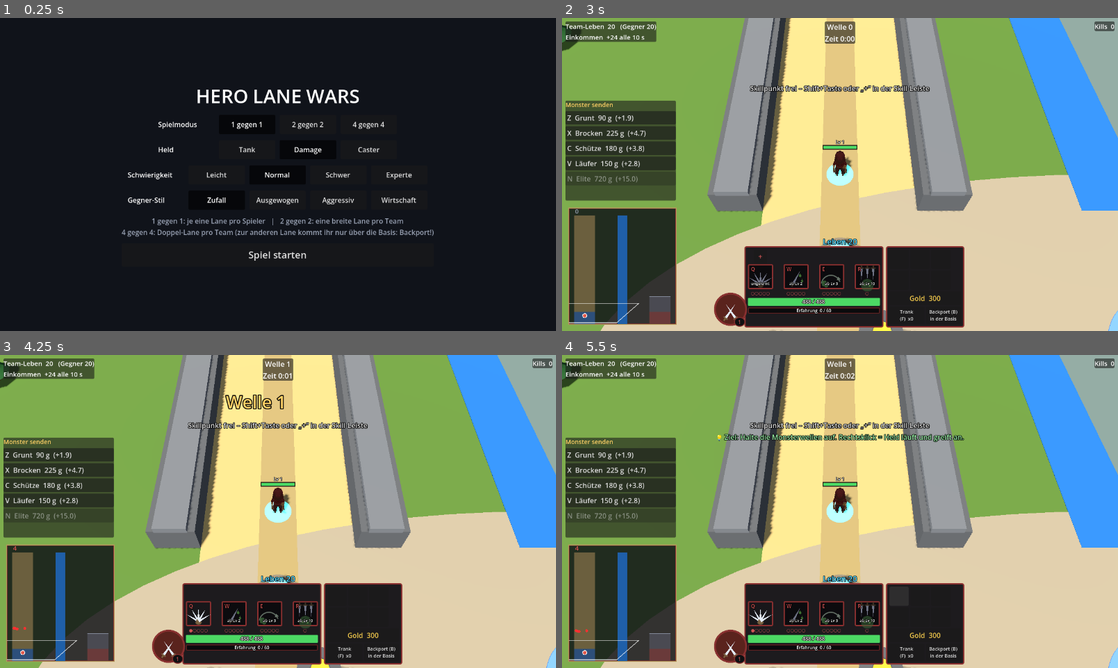
Above: before the commit, frames 1-4 (two rows, left to right).
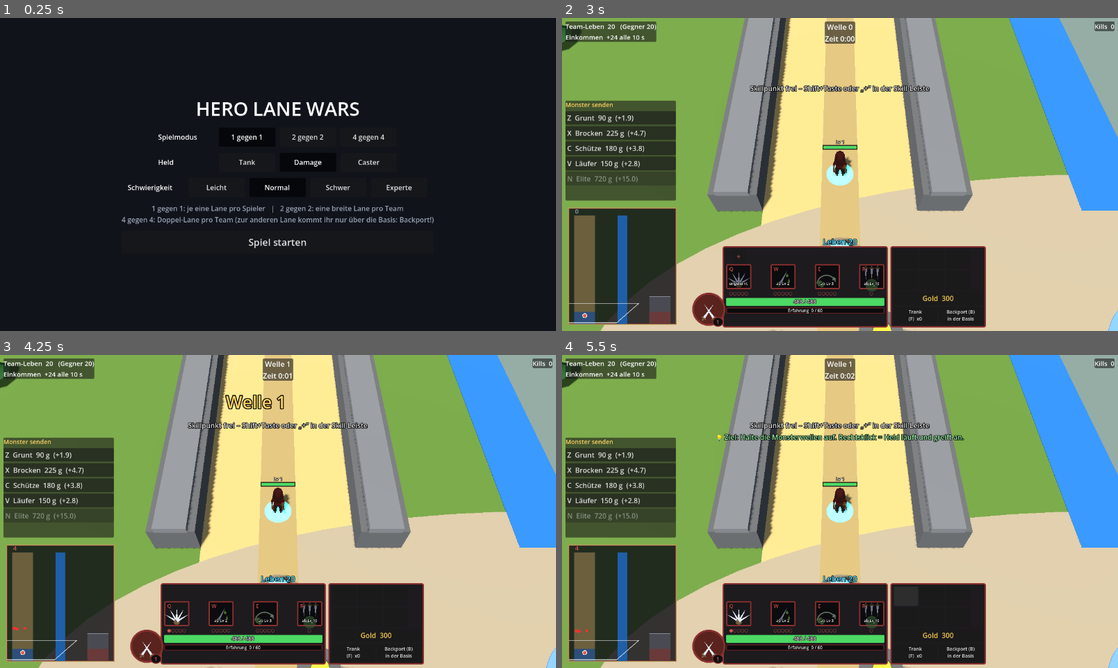
Above: after the commit, the same moments.

Repository: Tarux21/hero-lane-wars
Game: Godot game, scene res://scenes/main.tscn
The game is run twice, just before and just after one commit, with the same random seed, the same clock (stepped at 60 frames per second) and the same inputs.
Inputs (mouse positions are in pixels of both pictures, inside the frame that each line leads up to):
- Up to frame 1 (0.25 s): no input
- Up to frame 2 (3 s): click (778, 199) at 0.5 s, where only the run before the commit has a clickable "Zufall"; click "Normal" at 1.25 s; click "Normal" at 2 s; click "Spiel starten" at 2.75 s
- Up to frame 3 (4.25 s): click "+" at 3.5 s
- Up to frame 4 (5.5 s): click (901, 596) at 4.27 s; click (906, 596) at 5.02 s

The runs differ from the first frame. In frame 1, 4.6% of the frame differs, in the area x 21-78%, y 22-78%; in frame 2, 4.3%; in frame 3, 4.3%; in frame 4, 4.3%.

Commit message:
Gegner-Stil nicht mehr waehlbar (zufaellig gemischt); Leiste noch etwas laenger
Co-Authored-By: Claude Sonnet 5.5 <noreply@anthropic.com>

Diff:
--- a/godot/scripts/game.gd
+++ b/godot/scripts/game.gd
@@ -381,10 +381,7 @@
 	for k in ["easy", "normal", "hard", "expert"]:
 		diff_opts.append([str(Data.raw["diff"][k]["name"]), k])
 	box.add_child(_menu_row("Schwierigkeit", diff_opts, diff_key, func(v): diff_key = v))
-	var style_opts := [["Zufall", "random"]]
-	for k in ["balanced", "rush", "eco"]:
-		style_opts.append([str(Data.raw["bot_style"][k]["name"]), k])
-	box.add_child(_menu_row("Gegner-Stil", style_opts, bot_style, func(v): bot_style = v))
+	bot_style = "random"                  # Gegner-Stil und Build werden je Gegner zufällig gemischt (kein Menüpunkt)
 	var info := Label.new()
 	info.text = "1 gegen 1: je eine Lane pro Spieler   |   2 gegen 2: eine breite Lane pro Team\n4 gegen 4: Doppel-Lane pro Team (zur anderen Lane kommt ihr nur über die Basis: Backport!)"
 	info.modulate = Color("#9aa3b5")
--- a/godot/scripts/hud_stein.gd
+++ b/godot/scripts/hud_stein.gd
@@ -169,7 +169,7 @@
 
 func _skills_block() -> Control:
 	var hb := HBoxContainer.new()
-	hb.add_theme_constant_override("separation", 24)
+	hb.add_theme_constant_override("separation", 44)
 	hb.alignment = BoxContainer.ALIGNMENT_CENTER
 	slots.clear()
 	var keys := ["Q", "W", "E", "R"]
@@ -263,7 +263,7 @@
 	g.bag_btns.clear()
 	for i in int(g.cfg["bagSize"]):
 		var b := Button.new()
-		b.custom_minimum_size = Vector2(44, 44)
+		b.custom_minimum_size = Vector2(56, 44)
 		var bic := ItemIcon.new()                         # Bildchen des Items im Rucksack (Name steht im Hinweis)
 		bic.set_anchors_preset(Control.PRESET_FULL_RECT)
 		bic.offset_left = 2.0
@@ -294,14 +294,14 @@
 	var row := HBoxContainer.new()
 	row.add_theme_constant_override("separation", 4)
 	g.pot_btn = Button.new()
-	g.pot_btn.custom_minimum_size = Vector2(80, 40)
+	g.pot_btn.custom_minimum_size = Vector2(100, 40)
 	g.pot_btn.add_theme_font_size_override("font_size", 11)
 	g.pot_btn.focus_mode = Control.FOCUS_NONE
 	g.pot_btn.tooltip_text = "Heiltrank trinken (Taste F)"
 	g.pot_btn.pressed.connect(func(): g.items.drink_potion(g.hero))
 	row.add_child(g.pot_btn)
 	bp_btn = Button.new()
-	bp_btn.custom_minimum_size = Vector2(80, 40)
+	bp_btn.custom_minimum_size = Vector2(100, 40)
 	bp_btn.add_theme_font_size_override("font_size", 11)
 	bp_btn.focus_mode = Control.FOCUS_NONE
 	bp_btn.tooltip_text = "Backport: zurück in die Basis (Taste B), Schaden unterbricht"
